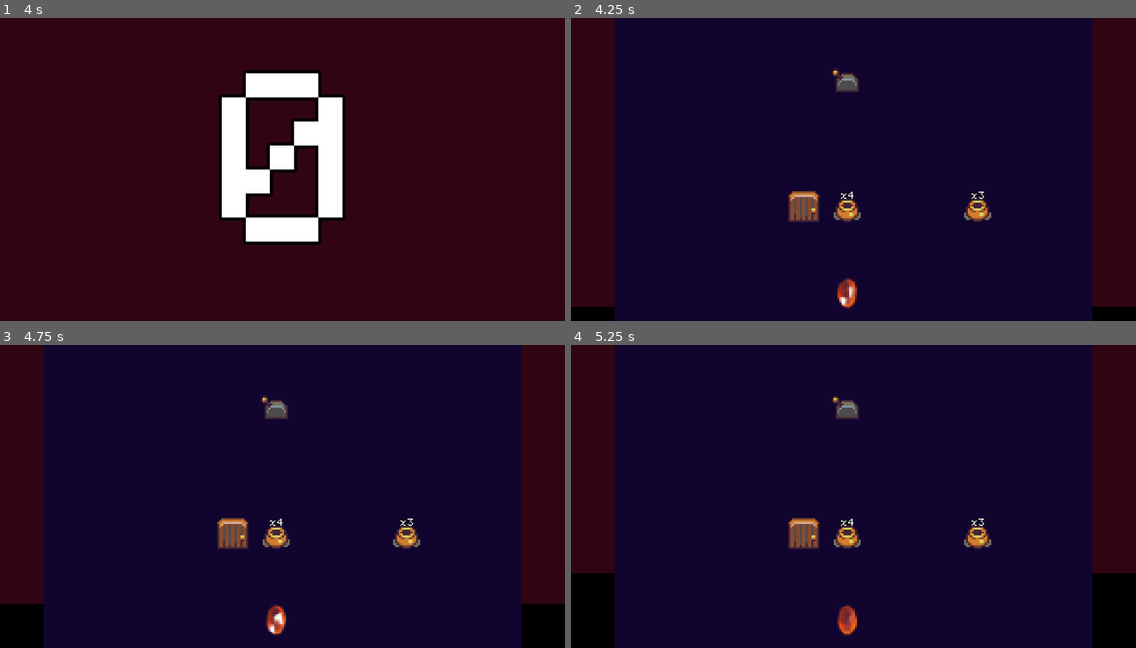
Above: before the commit, frames 1-4 (two rows, left to right).
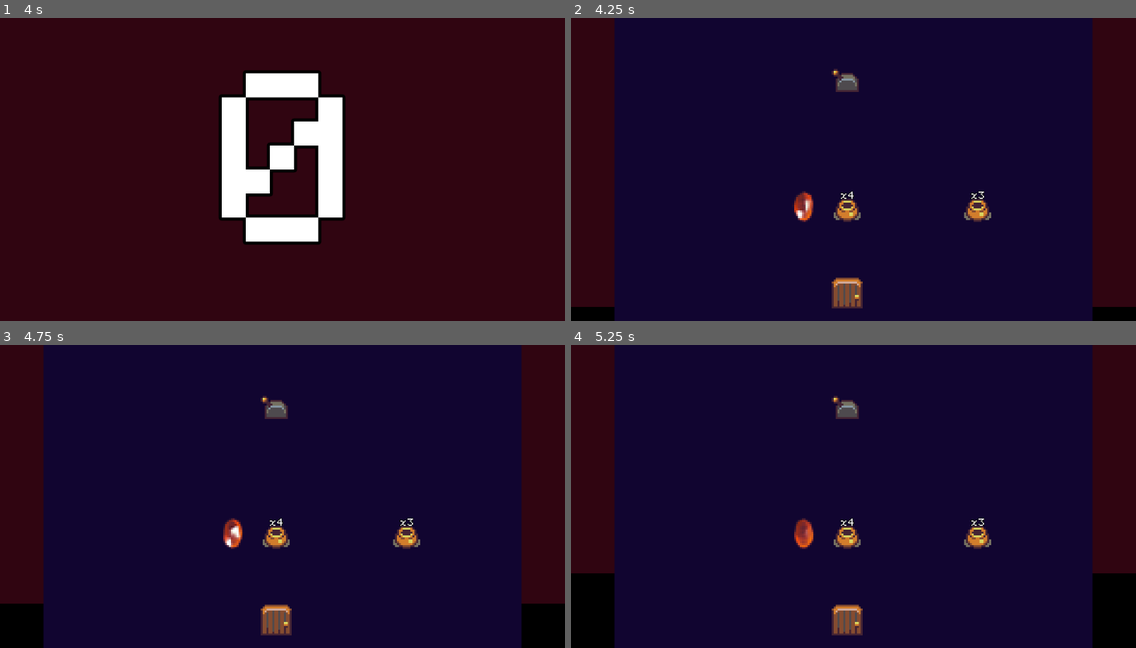
Above: after the commit, the same moments.

Repository: tedsteen/godot-cursors
Game: Godot game, scene res://level_intro.tscn
Two runs of this game, one before a commit and one after it. Both use one fixed random seed, a clock stepped at 60 frames per second and the inputs below. Sound files missing from this copy of the repository are replaced by a short silence.
Inputs (mouse positions are in pixels of both pictures, inside the frame that each line leads up to):
- Up to frame 1 (4 s): tap Enter at 0.5, 2.75 s; move the mouse to (406, 154) at 0.52 s; click (406, 154) at 0.67 s; move the mouse to (169, 184) at 1.27 s; click (169, 184) at 1.42 s; tap Space at 2, 3.5 s; move the mouse to (339, 102) at 2.02 s; click (339, 102) at 2.17 s; move the mouse to (254, 230) at 2.77 s; click (254, 230) at 2.92 s; move the mouse to (452, 214) at 3.52 s; click (452, 214) at 3.67 s
- Up to frame 2 (4.25 s): no input
- Up to frame 3 (4.75 s): move the mouse to (113, 451) at 4.27 s; click (113, 451) at 4.42 s
- Up to frame 4 (5.25 s): move the mouse to (881, 496) at 5.02 s; click (881, 496) at 5.17 s

Frame 1 is identical in both runs. In frame 2, 1.1% of the frame differs, in the area x 38-52%, y 57-96%; in frame 3, 1.1%; in frame 4, 1.1%.

Commit message:
hide stairs behind doors

Diff:
--- a/entities/door.gd
+++ b/entities/door.gd
@@ -4,10 +4,12 @@
 @onready var open_audio = %OpenAudio
 @onready var close_audio = %CloseAudio
 @onready var closed_click_audio = %ClosedClickAudio
+@onready var hidden_entity_container = %HiddenEntityContainer
 
 var open = false: set = set_open
 var available = false : set = set_available
 var locked = false : set = set_locked
+var hidden_entity: Entity
 
 var pots: Array[Pot] = []
 
@@ -40,7 +42,9 @@
 		if open:
 			open_audio.play()
 			$AnimatedSprite2D.play("default")
+			hidden_entity_container.add_child(hidden_entity)
 		else:
 			$AnimatedSprite2D.play_backwards("default")
+			hidden_entity_container.remove_child(hidden_entity)
 			await $AnimatedSprite2D.animation_finished
 			close_audio.play()
--- a/entities/door.tscn
+++ b/entities/door.tscn
@@ -51,23 +51,26 @@
 metadata/_edit_vertical_guides_ = [64.0]
 metadata/_edit_horizontal_guides_ = [64.0]
 
-[node name="AnimatedSprite2D" parent="." index="0"]
+[node name="HiddenEntityContainer" type="Node2D" parent="." index="0"]
+unique_name_in_owner = true
+
+[node name="AnimatedSprite2D" parent="." index="1"]
 position = Vector2(32, 32)
 scale = Vector2(4, 4)
 sprite_frames = SubResource("SpriteFrames_82wys")
 
-[node name="CollisionShape2D" parent="." index="1"]
+[node name="CollisionShape2D" parent="." index="2"]
 position = Vector2(31.5, 34)
 shape = SubResource("RectangleShape2D_lsrlo")
 
-[node name="OpenAudio" type="AudioStreamPlayer2D" parent="." index="2"]
+[node name="OpenAudio" type="AudioStreamPlayer2D" parent="." index="3"]
 unique_name_in_owner = true
 stream = ExtResource("4_t3v1s")
 
-[node name="CloseAudio" type="AudioStreamPlayer2D" parent="." index="3"]
+[node name="CloseAudio" type="AudioStreamPlayer2D" parent="." index="4"]
 unique_name_in_owner = true
 stream = ExtResource("5_vrcnb")
 
-[node name="ClosedClickAudio" type="AudioStreamPlayer2D" parent="." index="4"]
+[node name="ClosedClickAudio" type="AudioStreamPlayer2D" parent="." index="5"]
 unique_name_in_owner = true
 stream = ExtResource("6_u5civ")
--- a/entities/entity.gd
+++ b/entities/entity.gd
@@ -2,4 +2,4 @@
 class_name Entity
 
 func handle_mouse(_event: InputEventMouse):
-	push_warning("Unhandled click on %s" % self)
+	push_warning("Unhandled mouse on %s" % self)
--- /dev/null
+++ b/entities/stairs_up.gd
@@ -0,0 +1,8 @@
+extends Entity
+class_name StairsUp
+
+@onready var next_level_audio = %NextLevelAudio
+
+func handle_mouse(event: InputEventMouse):
+	if event is InputEventMouseButton && event.button_index == 1 && event.pressed:
+		next_level_audio.play()
--- /dev/null
+++ b/entities/stairs_up.tscn
@@ -0,0 +1,42 @@
+[gd_scene load_steps=8 format=3 uid="uid://dyysqsk8th35q"]
+
+[ext_resource type="PackedScene" uid="uid://c5ujfd7s0y61c" path="res://entities/entity.tscn" id="1_n68xb"]
+[ext_resource type="Script" path="res://entities/stairs_up.gd" id="2_vxw48"]
+[ext_resource type="Texture2D" uid="uid://c342fiimoqs3l" path="res://assets/tiles.png" id="3_4alq2"]
+[ext_resource type="AudioStream" uid="uid://dqw5vo70o7fij" path="res://assets/audio/next_level.wav" id="4_ob286"]
+
+[sub_resource type="AtlasTexture" id="AtlasTexture_uj2ec"]
+atlas = ExtResource("3_4alq2")
+region = Rect2(144, 112, 16, 16)
+
+[sub_resource type="SpriteFrames" id="SpriteFrames_b3tnr"]
+animations = [{
+"frames": [{
+"duration": 1.0,
+"texture": SubResource("AtlasTexture_uj2ec")
+}],
+"loop": true,
+"name": &"default",
+"speed": 5.0
+}]
+
+[sub_resource type="RectangleShape2D" id="RectangleShape2D_6de5c"]
+size = Vector2(72, 73)
+
+[node name="StairsUp" instance=ExtResource("1_n68xb")]
+script = ExtResource("2_vxw48")
+metadata/_edit_vertical_guides_ = [64.0]
+metadata/_edit_horizontal_guides_ = [64.0]
+
+[node name="AnimatedSprite2D" parent="." index="0"]
+position = Vector2(32, 32)
+scale = Vector2(4, 4)
+sprite_frames = SubResource("SpriteFrames_b3tnr")
+
+[node name="CollisionShape2D" parent="." index="1"]
+position = Vector2(32, 31.5)
+shape = SubResource("RectangleShape2D_6de5c")
+
+[node name="NextLevelAudio" type="AudioStreamPlayer2D" parent="." index="2"]
+unique_name_in_owner = true
+stream = ExtResource("4_ob286")
--- a/level.gd
+++ b/level.gd
@@ -4,6 +4,7 @@
 var door_res = preload("res://entities/door.tscn")
 var lever_res = preload("res://entities/lever.tscn")
 var gem_res = preload("res://entities/gem.tscn")
+var stairs_up_res = preload("res://entities/stairs_up.tscn")
 
 var rng: RandomNumberGenerator
 
@@ -44,15 +45,26 @@
 		available_entities.append(pot)
 		pots.append(pot)
 
-	var door = door_res.instantiate()
+	var gem: Gem = gem_res.instantiate()
+	gem.add_to_group("gems")
+	available_entities.append(gem)
+
+	var stairs_up: StairsUp = stairs_up_res.instantiate()
+	stairs_up.add_to_group("up_stairs")
+	#available_entities.append(stairs_up)
+
+	var door: Door = door_res.instantiate()
 	door.add_to_group("doors")
 	door.pots = pots
+	door.hidden_entity = stairs_up
 	available_entities.append(door)
-	available_entities.append(gem_res.instantiate())
+
 	var lever = lever_res.instantiate()
 	lever.door = door
 	lever.add_to_group("levers")
 	available_entities.append(lever)
+
+
 
 	var width = int(background_rect.size.x / CELL_SIZE)
 	var height = int(background_rect.size.y / CELL_SIZE)
